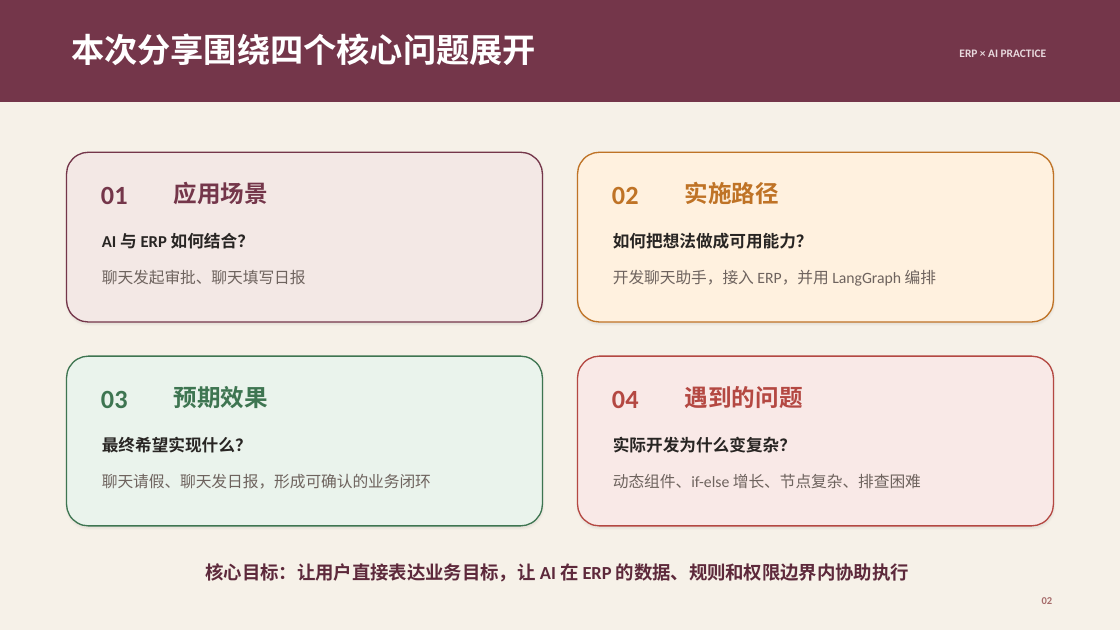
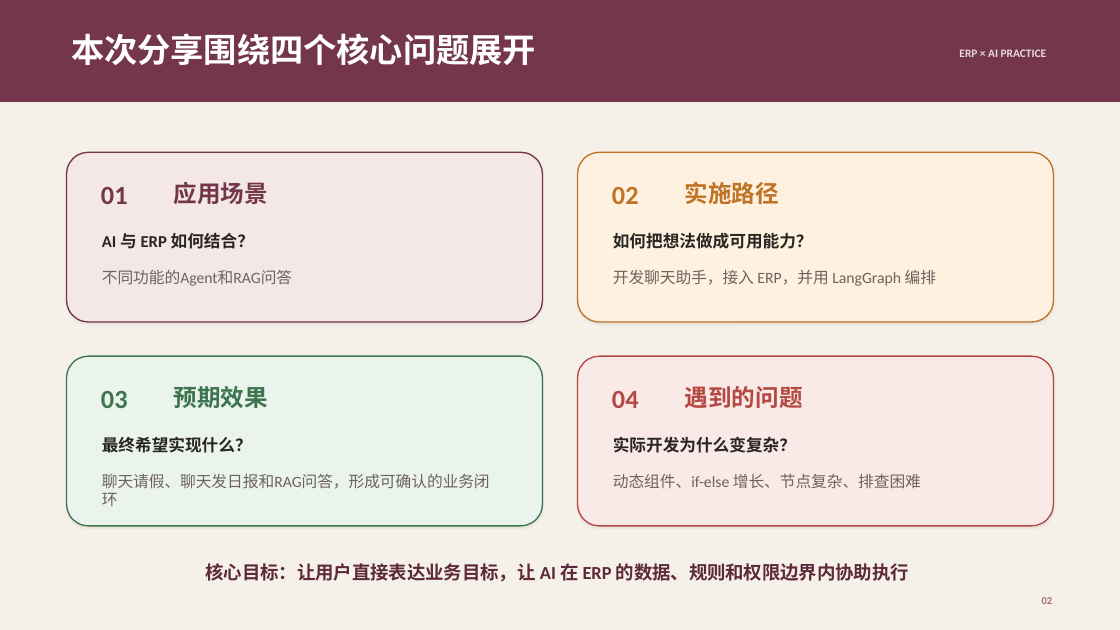
Before and after one commit to sangdongbo/langchain_study, a slide deck: slide 2 of ERP与AI融合实践.pptx. Drawn at 1120x630 pixels with LibreOffice and Linux fonts; fonts in the diff are those of the drawing. Boxes give left, top, right and bottom in pixels: in the first picture for what was removed or moved away, otherwise in the second. Text is boxed around its words. In the diff, an @@ line names an element or a change of style, - is before the commit and + after.

```diff
--- a/ERP与AI融合实践.pptx
+++ b/ERP与AI融合实践.pptx
@@ text at <box>102,270,292,286</box>: text changed @@
-聊天发起审批、聊天填写日报
+不同功能的Agent和RAG问答
@@ text at <box>102,474,490,506</box>: text changed @@
-聊天请假、聊天发日报，形成可确认的业务闭环
+聊天请假、聊天发日报和RAG问答，形成可确认的业务闭环
```
Also in this commit, not shown: 7 other slides changed, 46 other files.
